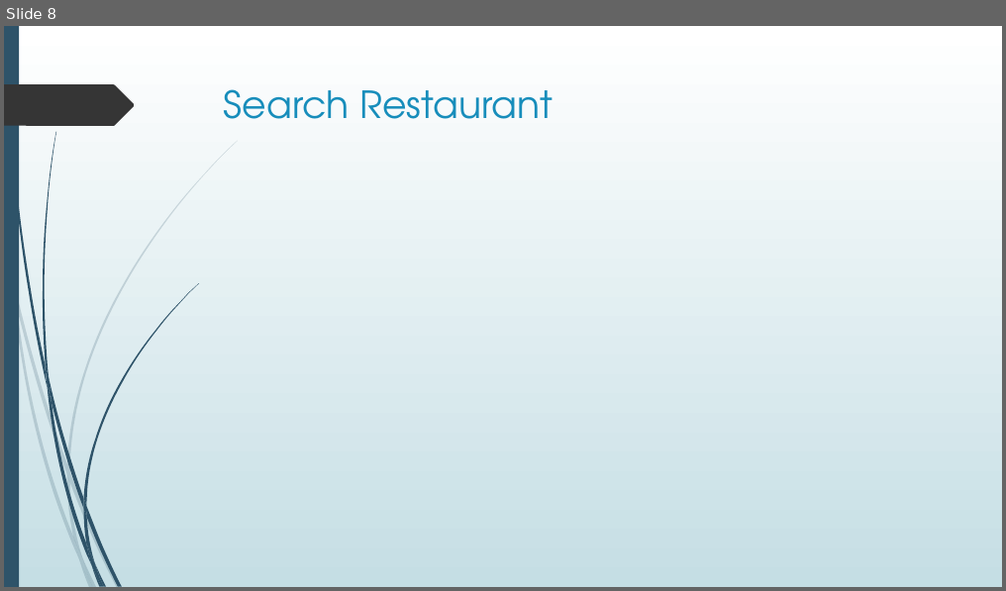
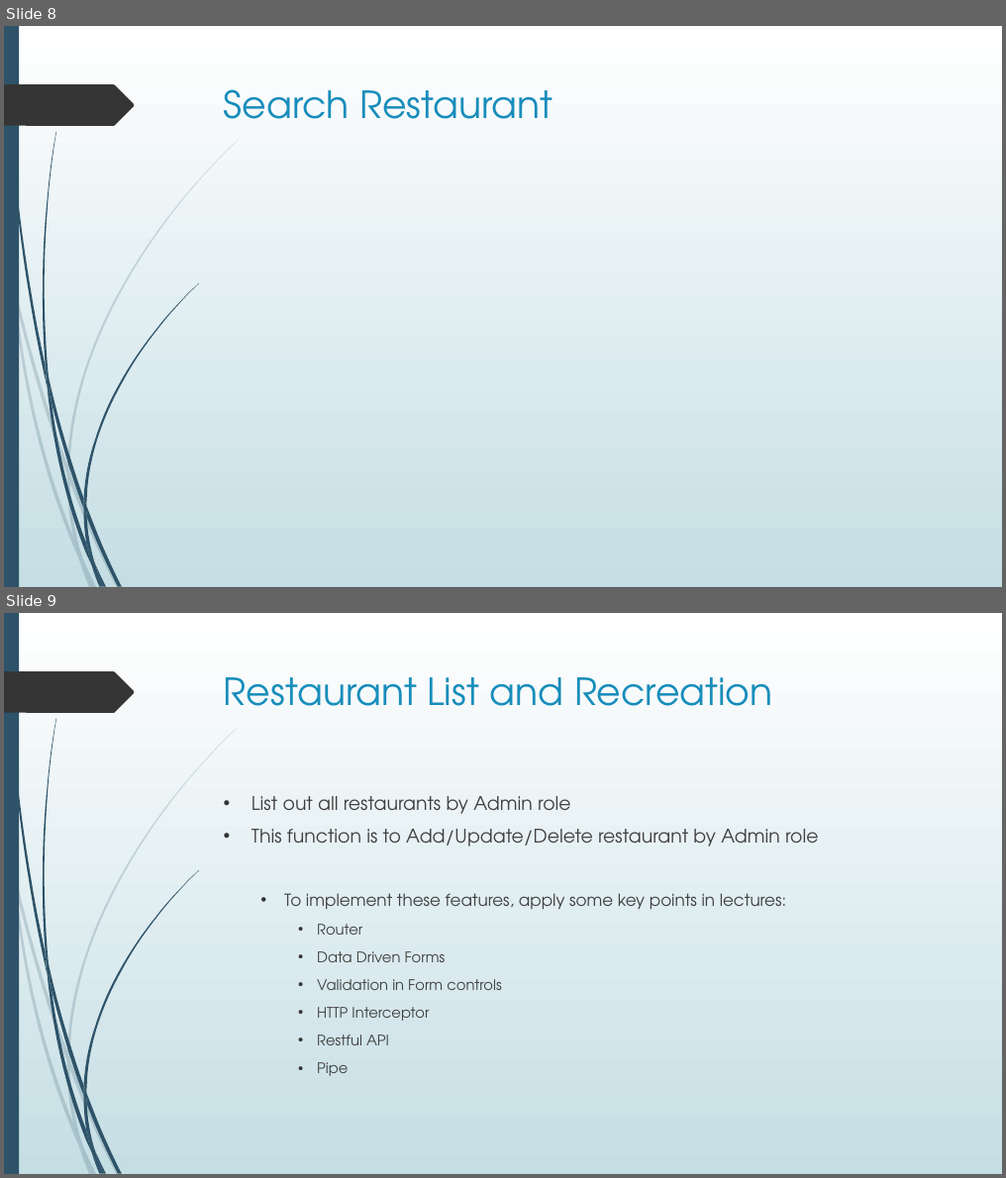
Before and after one commit to thienanmum/restaurantfinder, a slide deck: docs/RestaurantFinder.pptx. Shown one above the other, each under a label of ours: slide 8 before the commit, slides 8 and 9 after it. The pictures are 1006x591 and 1006x1178 pixels, drawn with LibreOffice and Linux fonts; fonts in the diff are those of the drawing. Boxes give left, top, right and bottom in pixels: in the first picture for what was removed or moved away, otherwise in the second. Text is boxed around its words. In the diff, an @@ line names an element or a change of style, - is before the commit and + after.

```diff
--- a/docs/RestaurantFinder.pptx
+++ b/docs/RestaurantFinder.pptx
@@ slide 9 added at (x1=4, y1=613, x2=1002, y2=1174), background gradient #FFFFFF to #C5DEE5; not listed: 24 template elements that a slide beside it also shows @@
@@ title added at (x1=224, y1=677, x2=773, y2=706), 36 pt, text #178DBB @@
+Restaurant List and Recreation
@@ text added at (x1=252, y1=796, x2=819, y2=1076), 18 pt, text #404040 @@
+• List out all restaurants by Admin role
+• This function is to Add/Update/Delete restaurant by Admin role
+  • To implement these features, apply some key points in lectures:
+    • Router
+    • Data Driven Forms
+    • Validation in Form controls
+    • HTTP Interceptor
+    • Restful API
+    • Pipe
```
Also in this commit, not shown: 6 other slides added.
